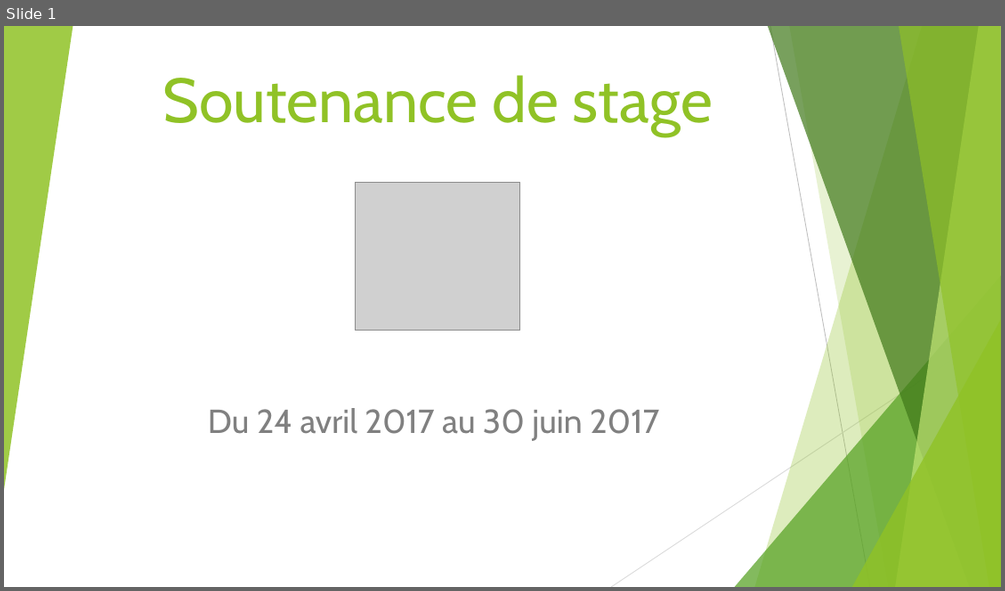
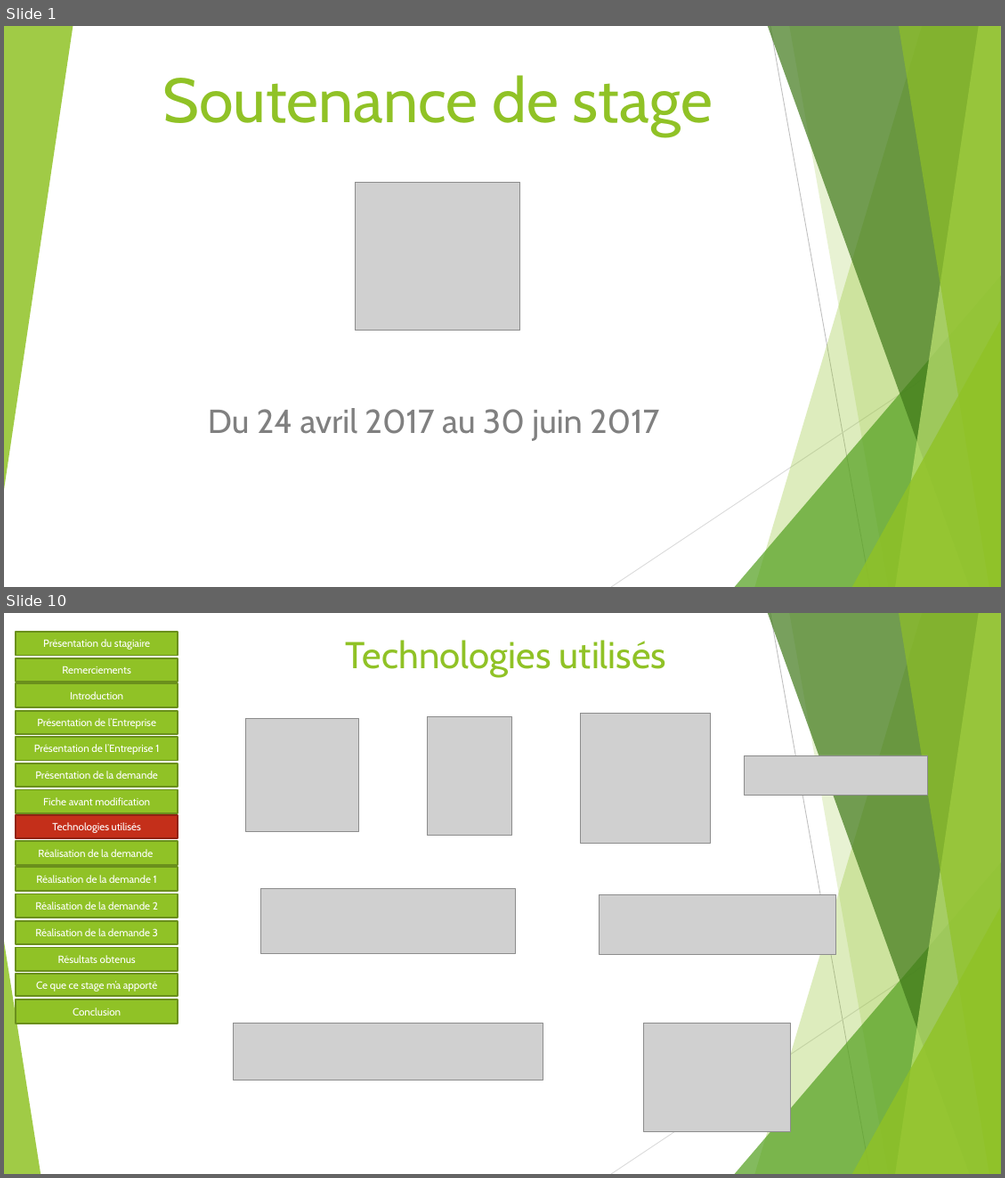
Before and after one commit to Sophie36/LASERSTORE, a slide deck: SOUTENANCE/Soutenance de stage.pptx. Shown one above the other, each under a label of ours: slide 1 before the commit, slides 1 and 10 after it; the slides between them are not shown. The pictures are 1005x591 and 1005x1178 pixels, drawn with LibreOffice and Linux fonts; fonts in the diff are those of the drawing; grey boxes stand for pictures. Boxes give left, top, right and bottom in pixels: in the first picture for what was removed or moved away, otherwise in the second. Text is boxed around its words. In the diff, an @@ line names an element or a change of style, - is before the commit and + after.

Commit message:
modification de la soutenance

```diff
--- a/SOUTENANCE/Soutenance de stage.pptx
+++ b/SOUTENANCE/Soutenance de stage.pptx
@@ slide 10 added at <box>4,613,1001,1174</box>, background #FFFFFF; not listed: 9 template elements that a slide beside it also shows @@
@@ rectangle added at <box>16,632,178,656</box>, fill #90C226, outline #6B901C 1.5 pt, 10 pt, text #FFFFFF @@
+Présentation du stagiaire
@@ rectangle added at <box>16,657,178,681</box>, fill #90C226, outline #6B901C 1.5 pt, 10 pt, text #FFFFFF @@
+Remerciements
@@ title added at <box>346,640,666,677</box>, 36 pt, text #90C226 @@
+Technologies utilisés
@@ rectangle added at <box>16,683,178,707</box>, fill #90C226, outline #6B901C 1.5 pt, 10 pt, text #FFFFFF @@
+Introduction
@@ rectangle added at <box>16,711,178,735</box>, fill #90C226, outline #6B901C 1.5 pt, 10 pt, text #FFFFFF @@
+Présentation de l’Entreprise
@@ picture added at <box>245,718,358,831</box> @@
@@ picture added at <box>428,717,512,835</box> @@
@@ picture added at <box>580,714,710,844</box> @@
@@ rectangle added at <box>16,737,178,761</box>, fill #90C226, outline #6B901C 1.5 pt, 10 pt, text #FFFFFF @@
+Présentation de l’Entreprise 1
@@ rectangle added at <box>16,763,178,787</box>, fill #90C226, outline #6B901C 1.5 pt, 10 pt, text #FFFFFF @@
+Présentation de la demande
@@ picture added at <box>744,755,928,794</box> @@
@@ rectangle added at <box>16,789,178,813</box>, fill #90C226, outline #6B901C 1.5 pt, 10 pt, text #FFFFFF @@
+Fiche avant modification
@@ rectangle added at <box>16,815,178,839</box>, fill #C42F1A, outline #912313 1.5 pt, 10 pt, text #FFFFFF @@
+Technologies utilisés
@@ rectangle added at <box>16,841,178,865</box>, fill #90C226, outline #6B901C 1.5 pt, 10 pt, text #FFFFFF @@
+Réalisation de la demande
@@ rectangle added at <box>16,868,178,892</box>, fill #90C226, outline #6B901C 1.5 pt, 10 pt, text #FFFFFF @@
+Réalisation de la demande 1
@@ rectangle added at <box>16,894,178,918</box>, fill #90C226, outline #6B901C 1.5 pt, 10 pt, text #FFFFFF @@
+Réalisation de la demande 2
@@ picture added at <box>260,888,517,953</box> @@
@@ picture added at <box>599,894,835,954</box> @@
@@ rectangle added at <box>16,921,178,945</box>, fill #90C226, outline #6B901C 1.5 pt, 10 pt, text #FFFFFF @@
+Réalisation de la demande 3
@@ triangle added at <box>4,941,40,1174</box>, fill #90C226 at 85% opacity @@
@@ rectangle added at <box>16,948,178,971</box>, fill #90C226, outline #6B901C 1.5 pt, 10 pt, text #FFFFFF @@
+Résultats obtenus
@@ rectangle added at <box>16,973,178,996</box>, fill #90C226, outline #6B901C 1.5 pt, 10 pt, text #FFFFFF @@
+Ce que ce stage m’a apporté
@@ rectangle added at <box>16,999,178,1023</box>, fill #90C226, outline #6B901C 1.5 pt, 10 pt, text #FFFFFF @@
+Conclusion
@@ picture added at <box>234,1022,542,1079</box> @@
@@ picture added at <box>644,1022,792,1131</box> @@
```
Also in this commit, not shown: 15 slides changed.
